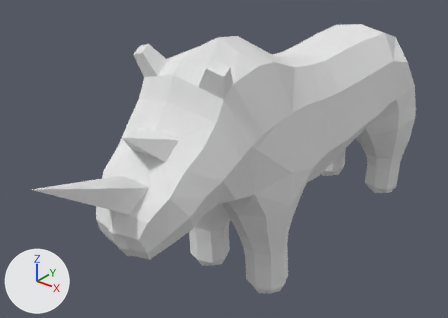
Renders of the Blender file sai.blend from each side of a commit.
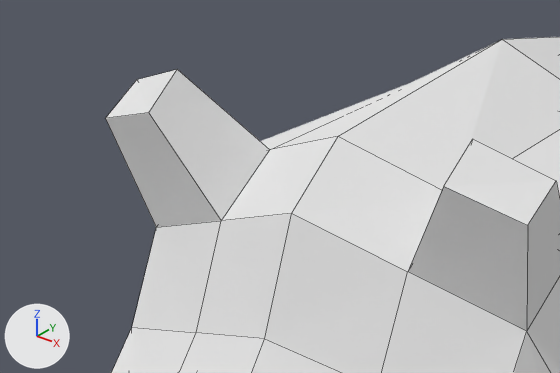
There are two pictures of each version: one whole from a camera (50 mm lens) standing at (3.96, -6.49, 3.9) and looking at (-0.32, -1.14, 0.58), one close up on the part from 25% to 52% of the width and 9% to 34% of the height. The lights are fixed; the arrows at lower left show +X, +Y and +Z. The close-ups show mesh edges as thin lines.

Before the edit, the objects in view are built like this:
```python
me_cube = bpy.data.meshes.new('Cube')
me_cube.from_pydata(...)  # 251 vertices, 232 faces; spans x 0.0..0.87, y -4.03..2.37, z -0.92..2.25
me_cube.materials.append(mat_material)  # white #e7e7e7
ob_cube = bpy.data.objects.new('Cube', me_cube)
ob_cube.location = (0.0, 0.0, 0.0)
_m = ob_cube.modifiers.new('ミラー', 'MIRROR')
_m.use_clip = True
```
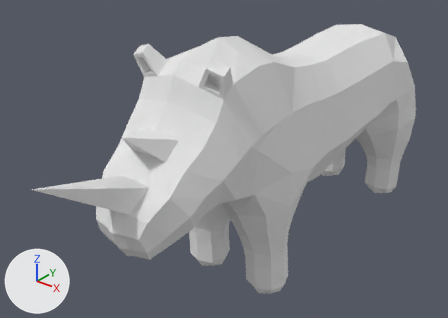
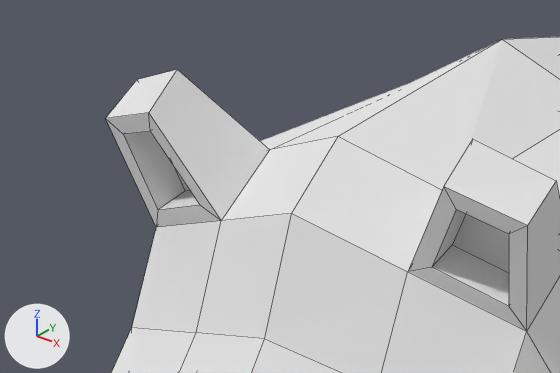
The edits, one by one:
me_cube is used by ob_cube; location (0.0, 0.0, 0.0).
me_cube had 251 vertices, 232 faces and spanned x 0.0..0.87, y -4.03..2.37, z -0.92..2.25.
me_cube now has 259 vertices, 240 faces and spans x 0.0..0.87, y -4.03..2.37, z -0.92..2.25.
Part 1, on me_cube:
1 face is deleted.
8 vertices are added at x 0.32..0.54, y -2.3..-2.15, z 1.91..2.15.
9 new faces join them.

Pixel boxes [x1, y1, x2, y2] of what changed, in the close-ups (560 x 373 px):
part 1 of me_cube, built on: [106, 113, 528, 331] in both
